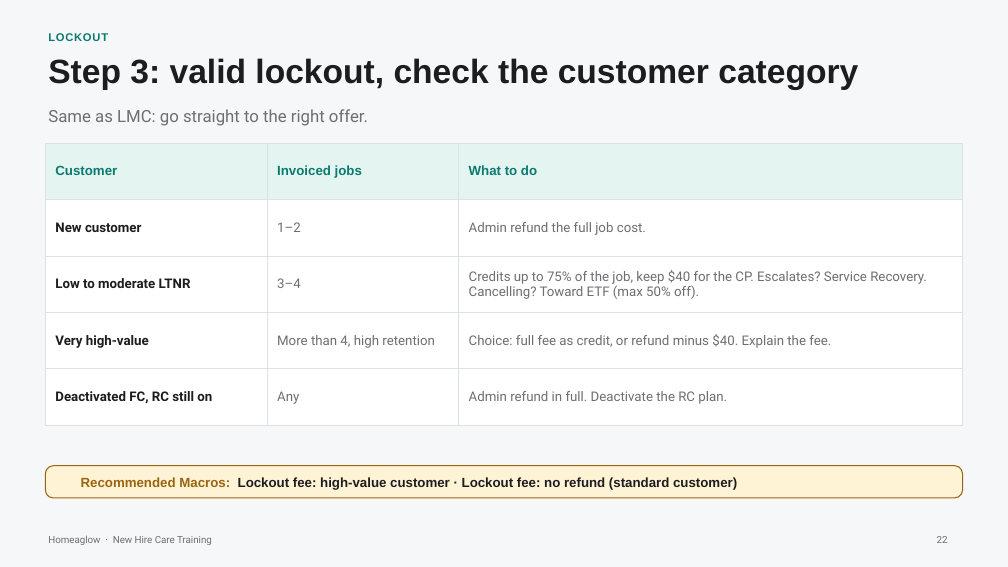
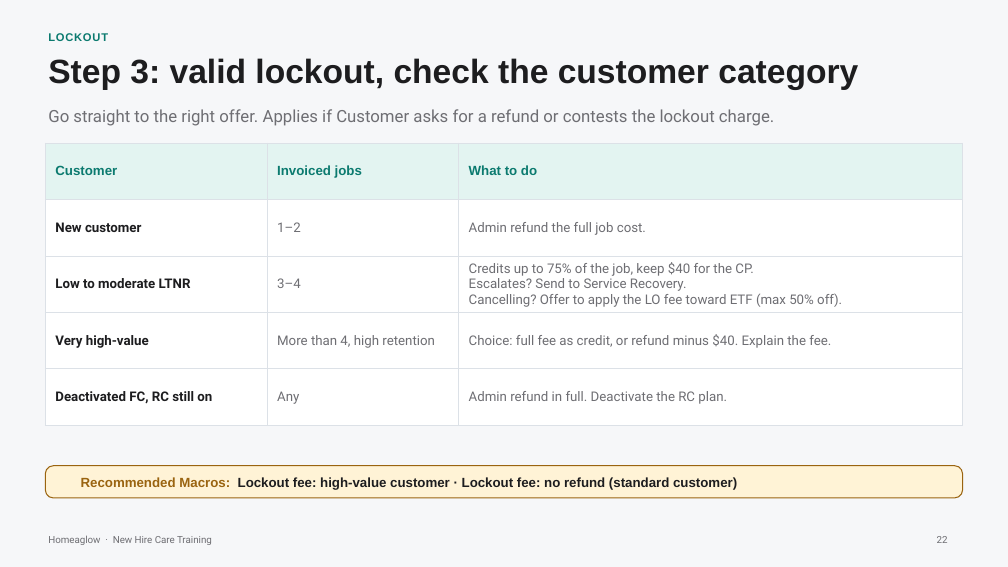
Before and after one commit to anjulimichelle/training, a slide deck: slide 22 of incorrect-info-lmc-lockout/incorrect-info-lmc-lockout.pptx. Drawn at 1008x567 pixels with LibreOffice and Linux fonts; fonts in the diff are those of the drawing; background and template pictures are left out. Boxes give left, top, right and bottom in pixels: in the first picture for what was removed or moved away, otherwise in the second. Text is boxed around its words. In the diff, an @@ line names an element or a change of style, - is before the commit and + after.

```diff
--- a/incorrect-info-lmc-lockout/incorrect-info-lmc-lockout.pptx
+++ b/incorrect-info-lmc-lockout/incorrect-info-lmc-lockout.pptx
@@ text at (48,109,774,126): text changed @@
-Same as LMC: go straight to the right offer.
+Go straight to the right offer. Applies if Customer asks for a refund or contests the lockout charge.
@@ table at (45,143,963,408) @@
-row 3, column 3: Credits up to 75% of the job, keep $40 for the CP. Escalates? Service Recovery. Cancelling? Toward ETF (max 50% off).
+row 3, column 3: Credits up to 75% of the job, keep $40 for the CP. / Escalates? Send to Service Recovery. / Cancelling? Offer to apply the LO fee toward ETF (max 50% off).
```
Also in this commit, not shown: 2 other slides changed, 1 other file.
